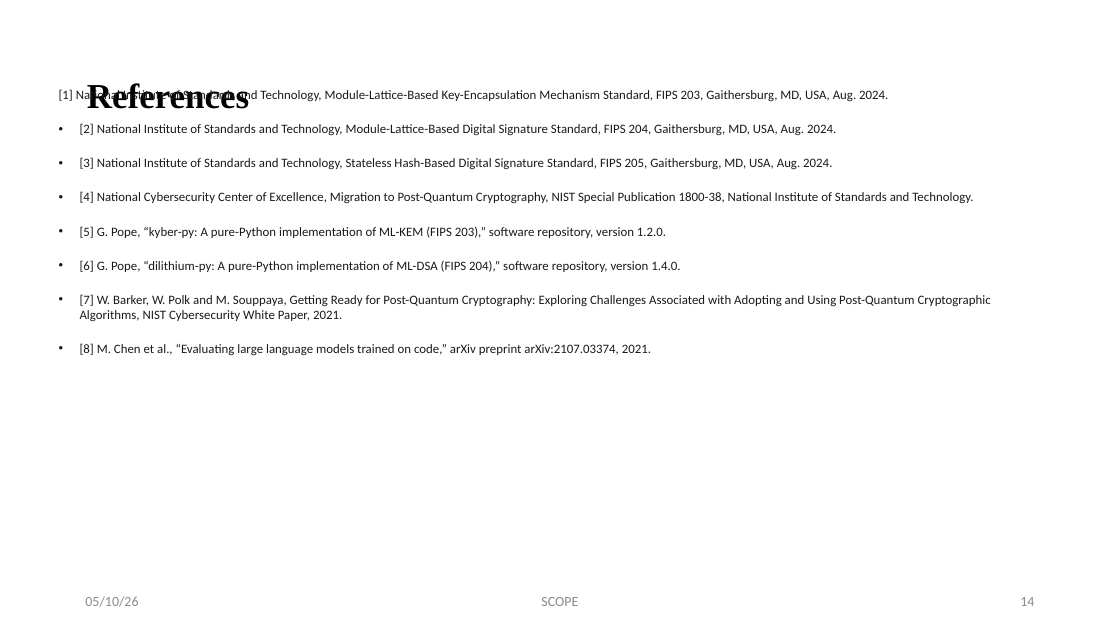
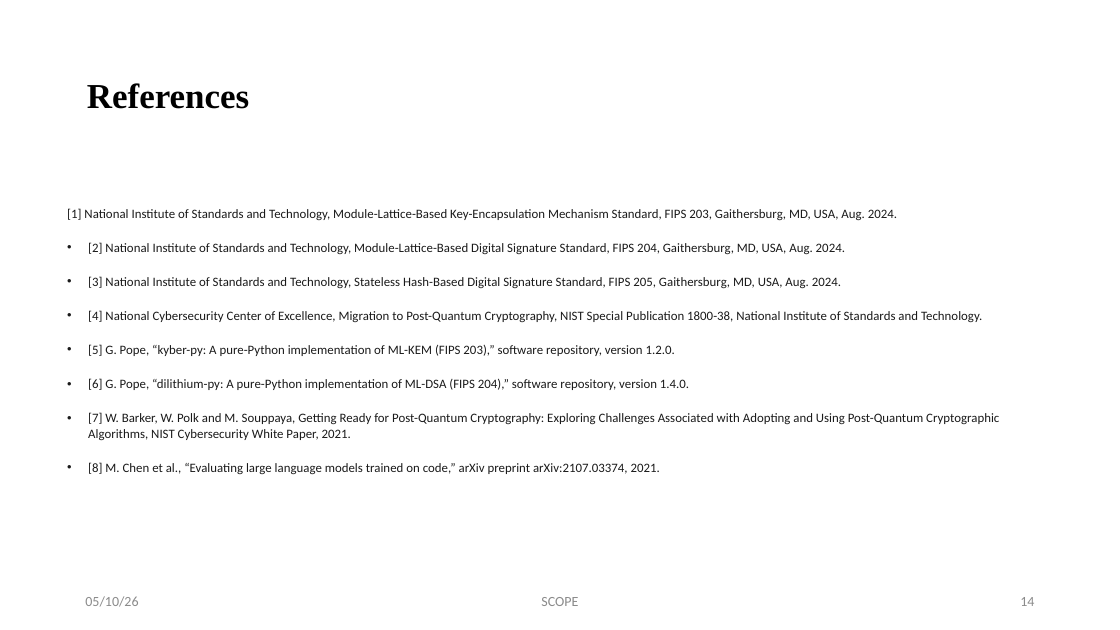
Before and after one commit to arpitmittal2025/pqc-migrator, a slide deck: slide 14 of report/Review_3_Team_20106UG02.pptx. Drawn at 1120x630 pixels with LibreOffice and Linux fonts; fonts in the diff are those of the drawing. Boxes give left, top, right and bottom in pixels: in the first picture for what was removed or moved away, otherwise in the second. Text is boxed around its words. In the diff, an @@ line names an element or a change of style, - is before the commit and + after.

```diff
--- a/report/Review_3_Team_20106UG02.pptx
+++ b/report/Review_3_Team_20106UG02.pptx
@@ text "[1] National Institute of Standards ...": place and size @@
-text "[1] National Institute of Standards ..." at [59, 88, 991, 355]
+text "[1] National Institute of Standards ..." at [67, 208, 999, 474]
```
Also in this commit, not shown: 3 other slides changed, 19 other files.
